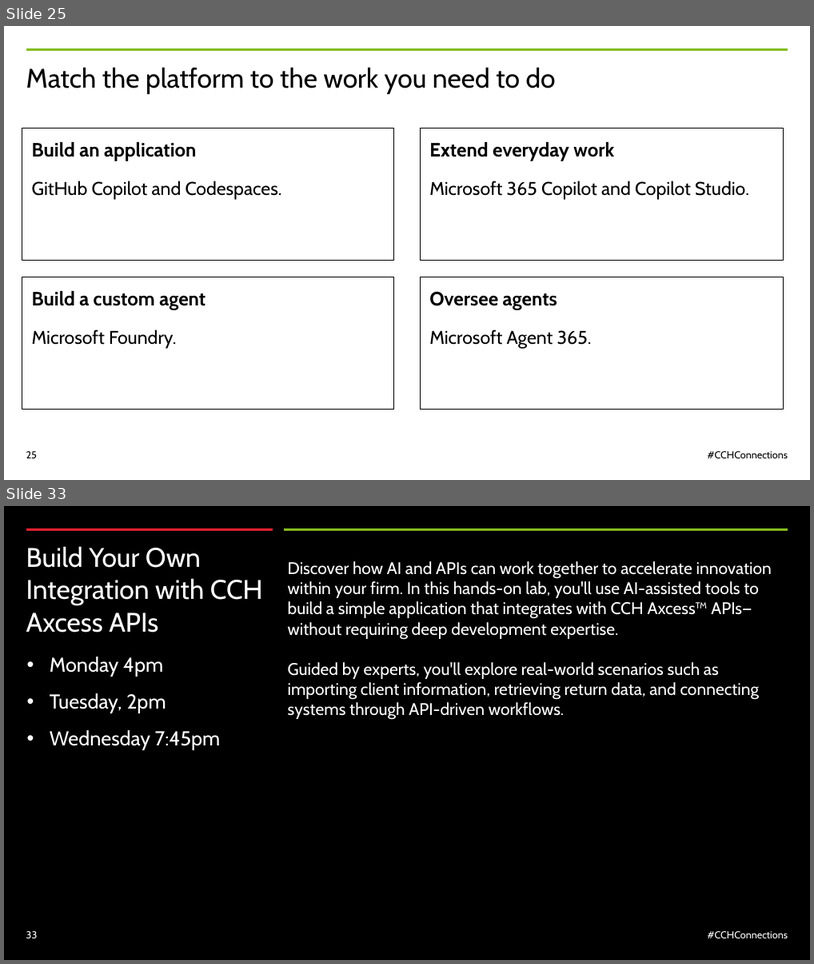
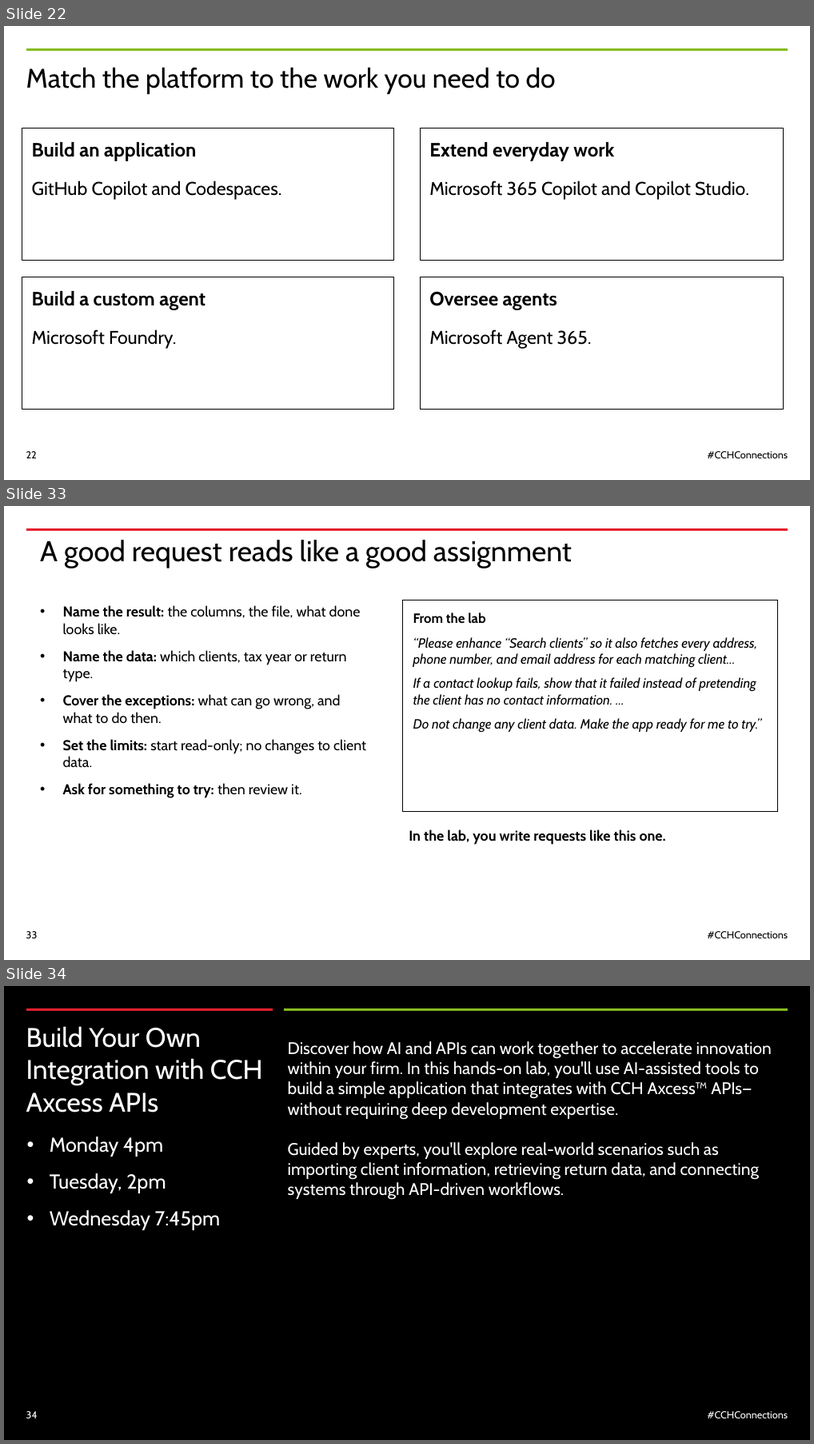
Before and after one commit to nathandyck/wk-tax-api, a slide deck: presentation/CCH-Connections-2026-WK-template.pptx. Shown one above the other, each under a label of ours: slides 25 and 33 before the commit, slides 22, 33 and 34 after it; the slides between them are not shown. The pictures are 814x964 and 814x1444 pixels, drawn with LibreOffice and Linux fonts; fonts in the diff are those of the drawing. Boxes give left, top, right and bottom in pixels: in the first picture for what was removed or moved away, otherwise in the second. Text is boxed around its words. In the diff, an @@ line names an element or a change of style, - is before the commit and + after.

```diff
--- a/presentation/CCH-Connections-2026-WK-template.pptx
+++ b/presentation/CCH-Connections-2026-WK-template.pptx
@@ slide 33 added at box(4, 506, 810, 960), background #FFFFFF @@
@@ line added from (789, 529) to (26, 529), #E5202E 3 pt @@
@@ title added at box(40, 540, 572, 568), 34 pt, text #000000 @@
+A good request reads like a good assignment
@@ rectangle added at box(403, 600, 778, 812), outline #000000 1 pt, 16 pt, text #000000, italic @@
+From the lab
+“Please enhance “Search clients” so it also fetches every address, phone number, and email address for each matching client…
+If a contact lookup fails, show that it failed instead of pretending the client has no contact information. …
+Do not change any client data. Make the app ready for me to try.”
@@ text added at box(63, 605, 366, 798), 17 pt, text #000000 @@
+• Name the result: the columns, the file, what done looks like.
+• Name the data: which clients, tax year or return type.
+• Cover the exceptions: what can go wrong, and what to do then.
+• Set the limits: start read-only; no changes to client data.
+• Ask for something to try: then review it.
@@ text added at box(409, 829, 666, 844), 17 pt, text #000000, bold @@
+In the lab, you write requests like this one.
@@ page number added at box(26, 931, 38, 938), 12 pt, text #000000 @@
+33
@@ text added at box(708, 931, 788, 938), 12 pt, text #000000 @@
+#CCHConnections
@@ what was slide 25 is now slide 22 @@
@@ page number at box(26, 451, 37, 458): text changed @@
-25
+22
@@ what was slide 33 is now slide 34 @@
@@ page number at box(26, 1411, 38, 1418): text changed @@
-33
+34
```
Also in this commit, not shown: 5 slides changed, 9 other slides added, 13 slides removed.
